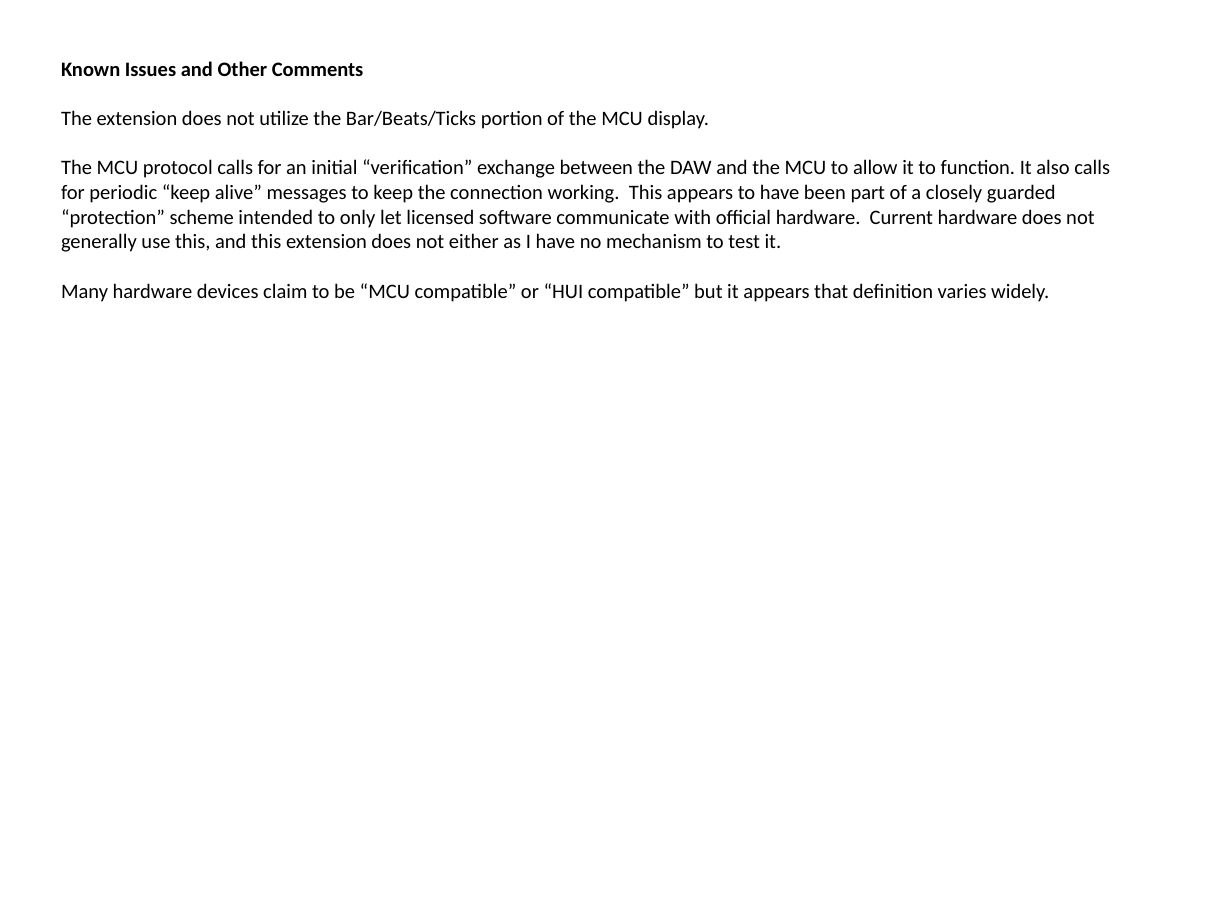
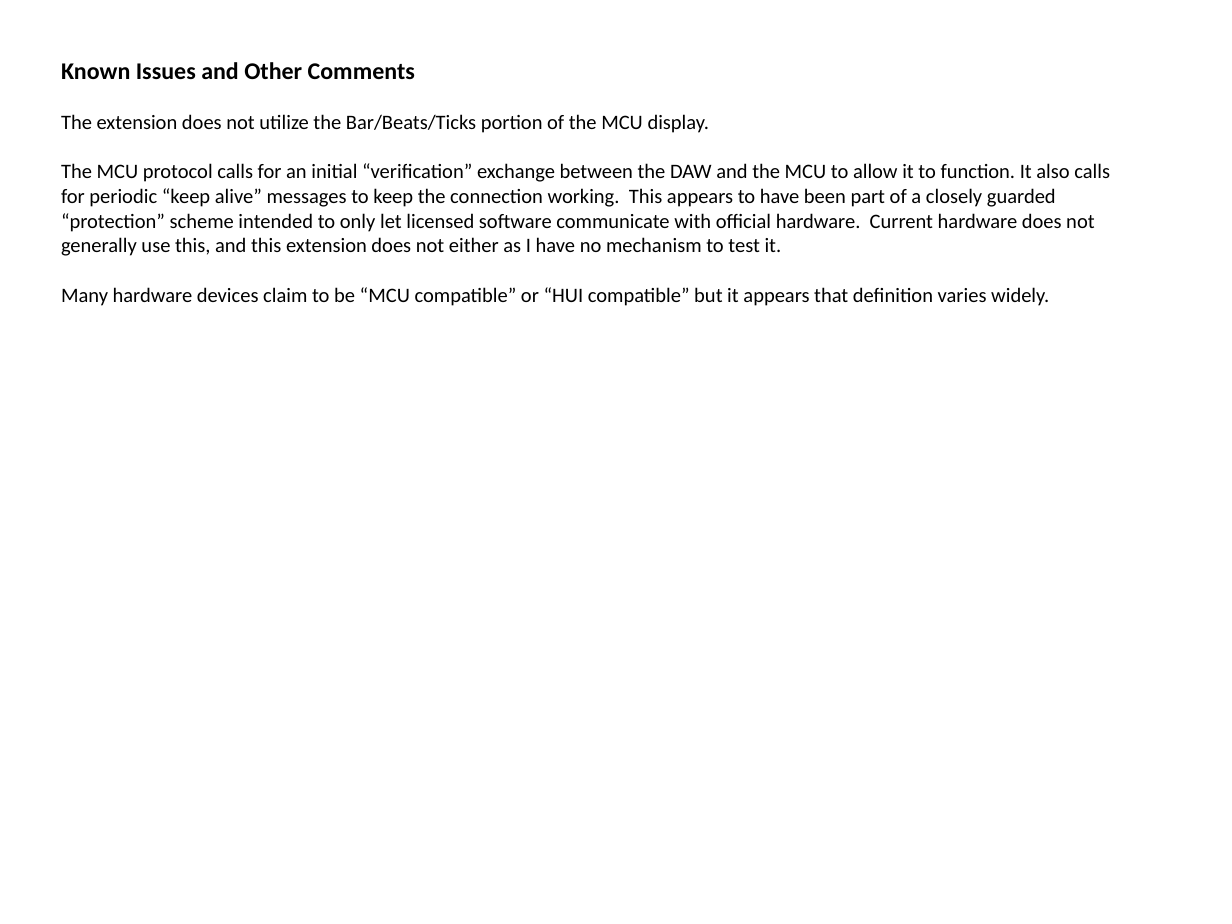
Before and after one commit to WidnerM/GP-MCU, a slide deck: slide 13 of MCU Extension.pptx (slide 12 before the commit). Drawn at 1232x924 pixels with LibreOffice and Linux fonts; fonts in the diff are those of the drawing. Boxes give left, top, right and bottom in pixels: in the first picture for what was removed or moved away, otherwise in the second. Text is boxed around its words. In the diff, an @@ line names an element or a change of style, - is before the commit and + after.

```diff
--- a/MCU Extension.pptx
+++ b/MCU Extension.pptx
@@ text at (x1=61, y1=62, x2=415, y2=79): size 12 to 14 pt in "Known Issues and Other Comments" @@
```
Also in this commit, not shown: 2 other slides changed, 1 slide added, 5 other files.
